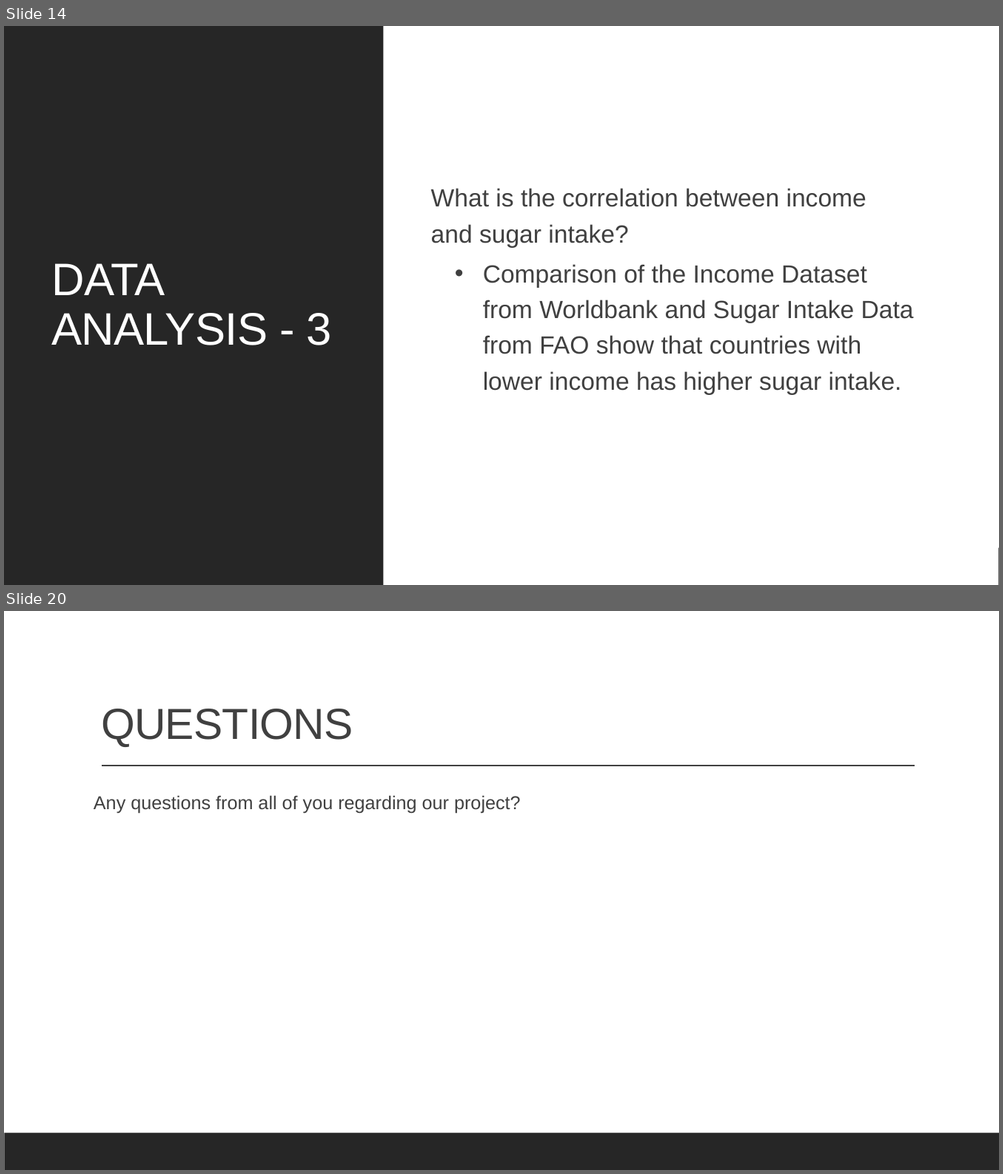
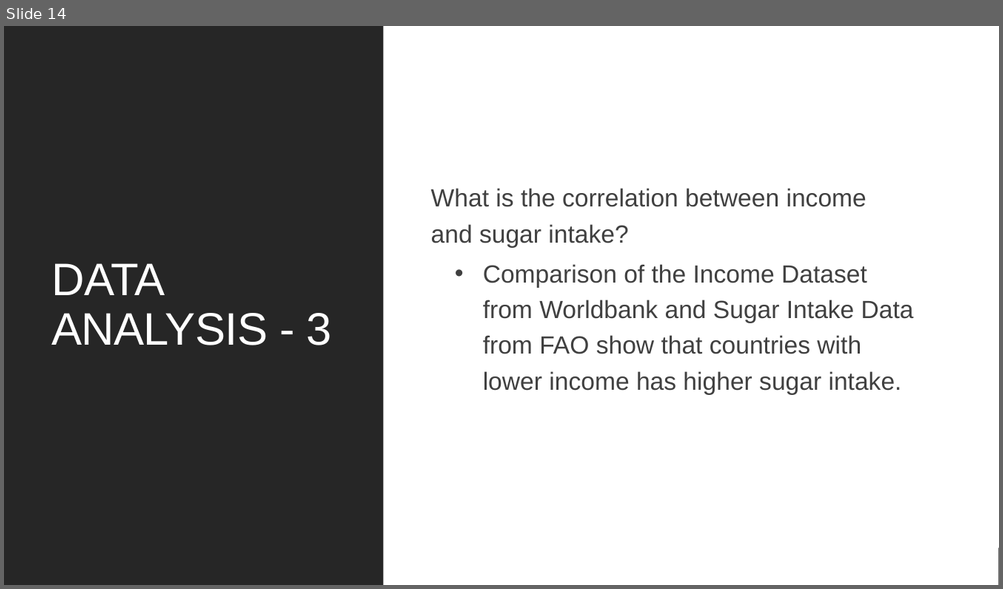
Before and after one commit to cbeachey/project1_influencers, a slide deck: Effects of Sugar Consumption.pptx. Shown one above the other, each under a label of ours: slides 14 and 20 before the commit, slide 14 after it; the slides between them are not shown. The pictures are 1003x1174 and 1003x589 pixels, drawn with LibreOffice and Linux fonts; fonts in the diff are those of the drawing. Boxes give left, top, right and bottom in pixels: in the first picture for what was removed or moved away, otherwise in the second. Text is boxed around its words. In the diff, an @@ line names an element or a change of style, - is before the commit and + after.

```diff
--- a/Effects of Sugar Consumption.pptx
+++ b/Effects of Sugar Consumption.pptx
@@ slide 20 removed at bbox=[4, 611, 999, 1170], background #FFFFFF; not listed: 1 template element that a slide beside it also shows @@
@@ title removed at bbox=[101, 709, 353, 747] @@
-QUESTIONS
@@ line removed from (102, 766) to (915, 766) @@
@@ text removed at bbox=[94, 795, 521, 814] @@
-Any questions from all of you regarding our project?
```
Also in this commit, not shown: 7 slides changed, 3 slides added, 2 other slides removed, 6 other files.
